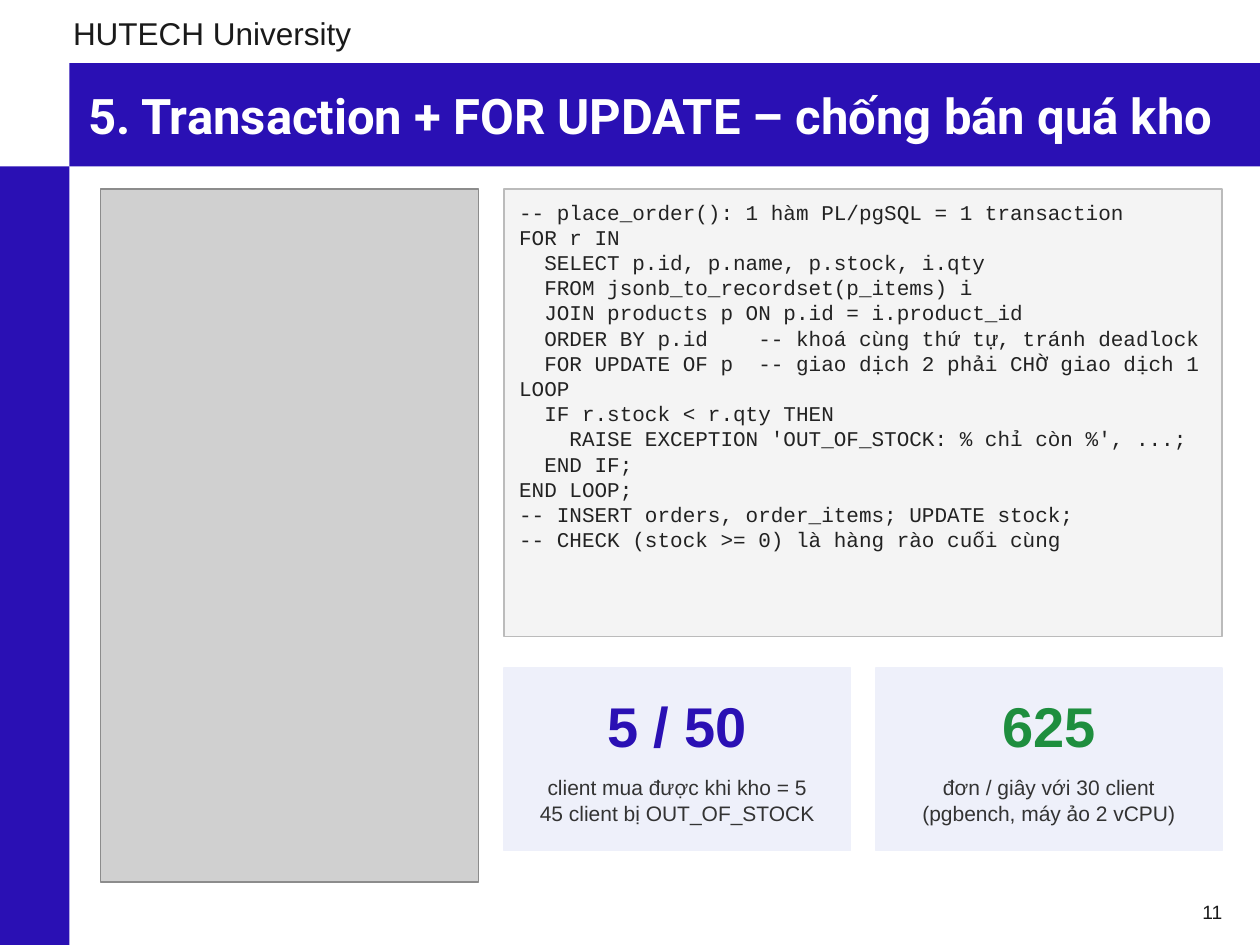
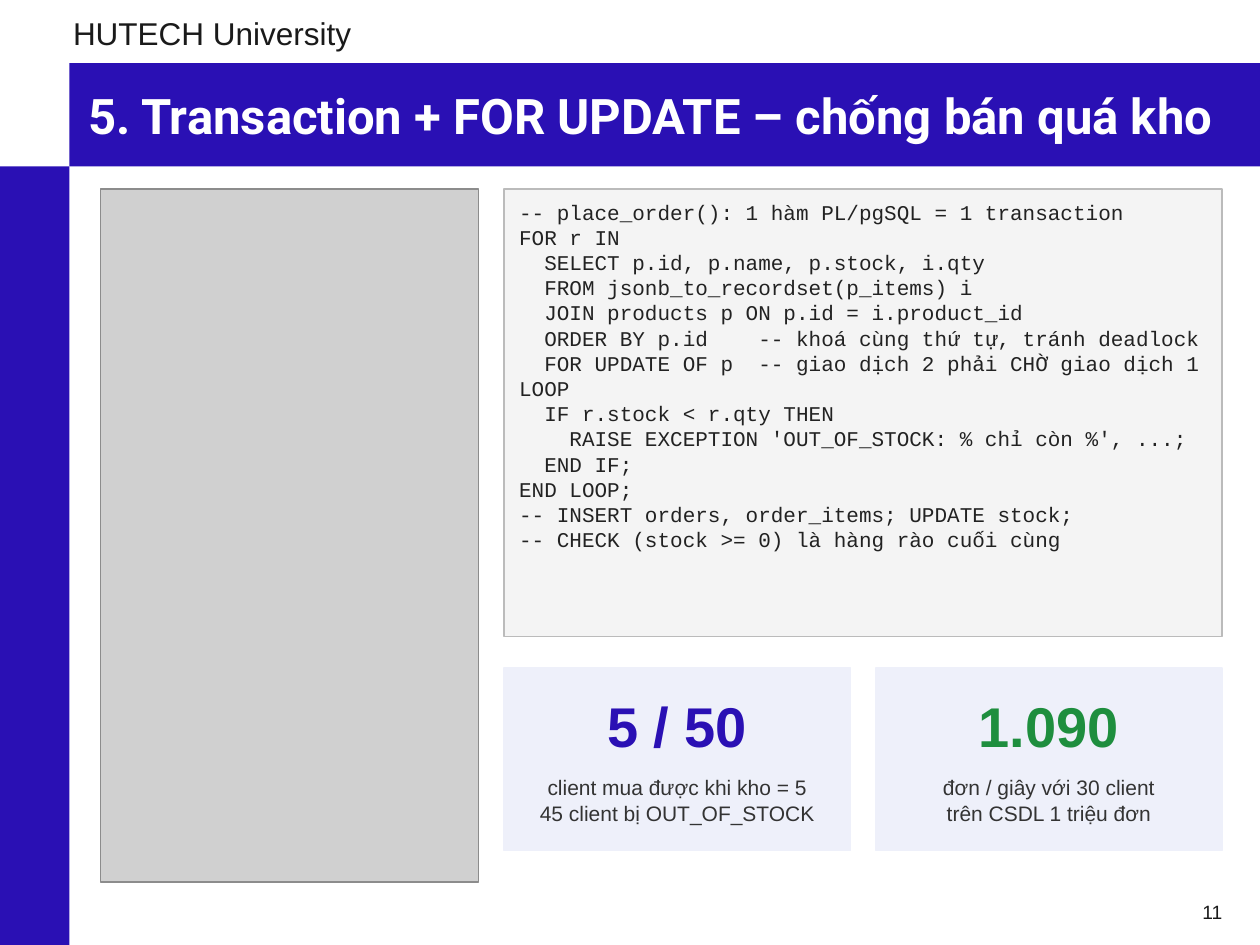
Before and after one commit to phunganhtuan123/master-csdl, a slide deck: slide 11 of docs/Slide_CSDL_Nhom6_PostgreSQL.pptx. Drawn at 1260x945 pixels with LibreOffice and Linux fonts; fonts in the diff are those of the drawing; grey boxes stand for pictures; background and template pictures are left out. Boxes give left, top, right and bottom in pixels: in the first picture for what was removed or moved away, otherwise in the second. Text is boxed around its words. In the diff, an @@ line names an element or a change of style, - is before the commit and + after.

```diff
--- a/docs/Slide_CSDL_Nhom6_PostgreSQL.pptx
+++ b/docs/Slide_CSDL_Nhom6_PostgreSQL.pptx
@@ text at (x1=979, y1=708, x2=1119, y2=748): text changed @@
-625
+1.090
@@ text at (x1=947, y1=805, x2=1151, y2=824): text changed @@
-(pgbench, máy ảo 2 vCPU)
+trên CSDL 1 triệu đơn
```
Also in this commit, not shown: 9 other slides changed, 24 other files.
